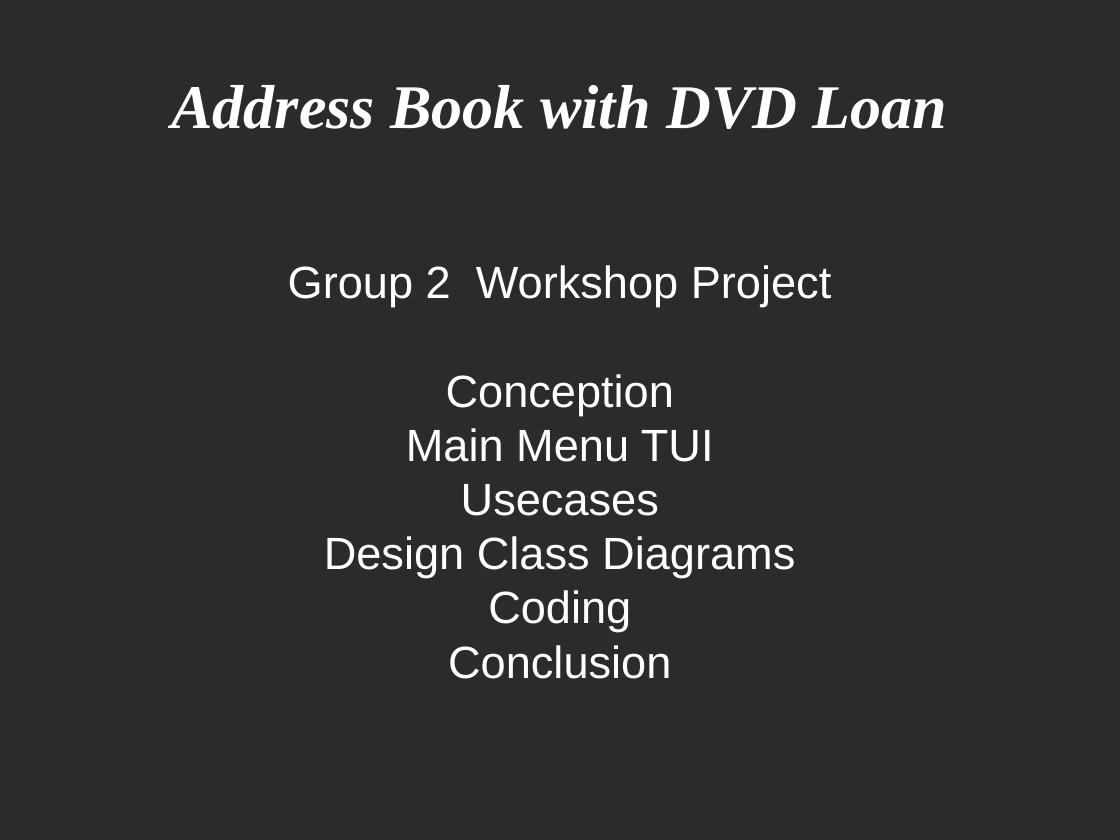
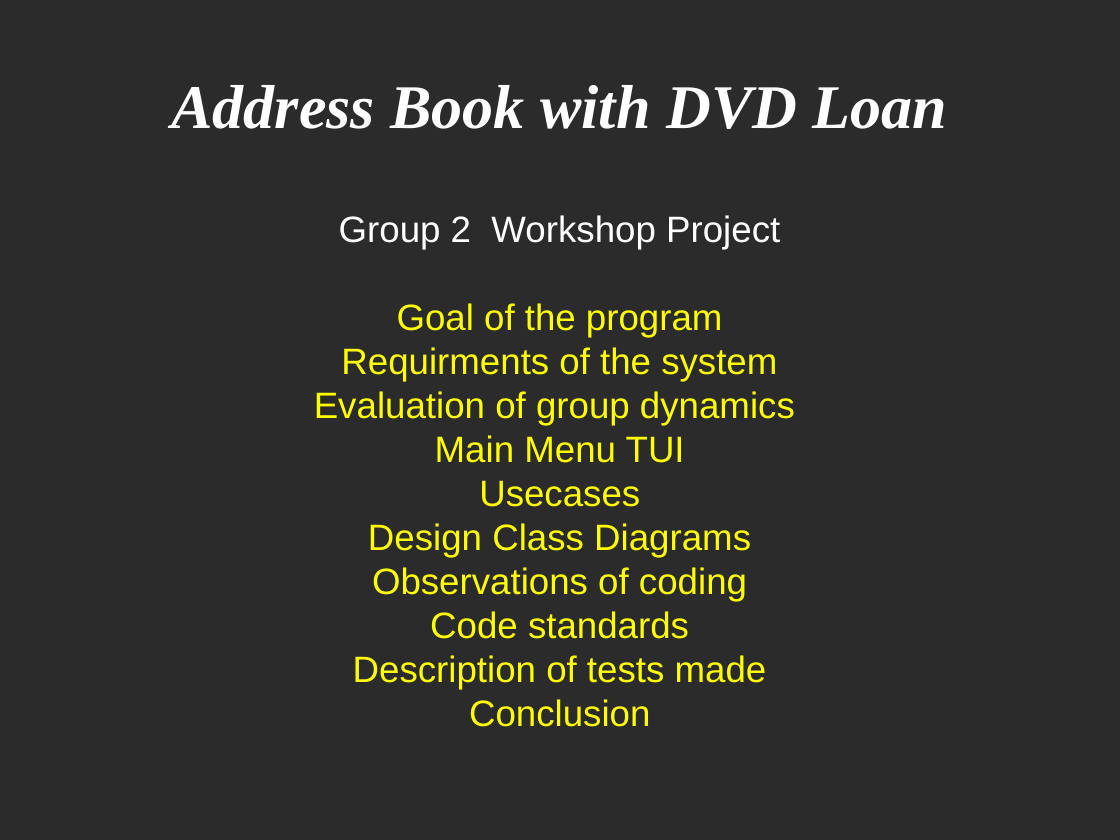
Before and after one commit to CSharkie/ucn-workshop-design-dm83-group2, a slide deck: slide 2 of Workshop group 2.odp (slide 1 before the commit). Drawn at 1120x840 pixels with LibreOffice and Linux fonts; fonts in the diff are those of the drawing; background and template pictures are left out; a plain dark background stands for a picture behind light text. Boxes give left, top, right and bottom in pixels: in the first picture for what was removed or moved away, otherwise in the second. Text is boxed around its words. In the diff, an @@ line names an element or a change of style, - is before the commit and + after.

```diff
--- a/Workshop group 2.odp
+++ b/Workshop group 2.odp
@@ subtitle "Group 2 Workshop Project": place and size @@
-subtitle "Group 2 Workshop Project" at box(288, 265, 831, 679)
+subtitle "Group 2 Workshop Project" at box(314, 215, 795, 727)
@@ subtitle at box(339, 215, 780, 727): size 32 to 26 pt in "Group 2 Workshop Project", "Main Menu TUI", "Usecases", "Design Class Diagrams" and 1 more places; text colour #FFFFFF to #FFFF00 in "Main Menu TUI", "Usecases", "Design Class Diagrams", "Conclusion" @@
@@ subtitle at box(314, 303, 795, 426): text changed; size 32 to 26 pt; text colour #FFFFFF to #FFFF00 @@
-Conception
+Goal of the program
+Requirments of the system
+Evaluation of group dynamics
@@ subtitle at box(353, 567, 767, 690): text changed; size 32 to 26 pt; text colour #FFFFFF to #FFFF00 @@
-Coding
+Observations of coding
+Code standards
+Description of tests made
```
Also in this commit, not shown: 1 other slide changed, 9 slides added, 2 slides removed, 3 other files.
